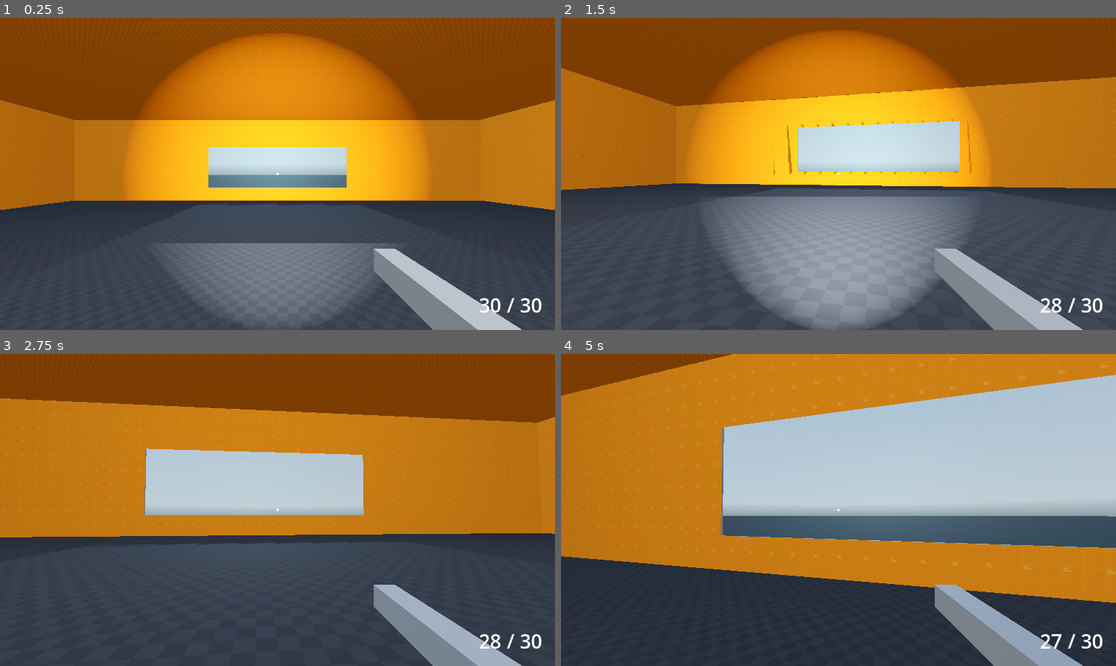
Above: before the commit, frames 1-4 (two rows, left to right).
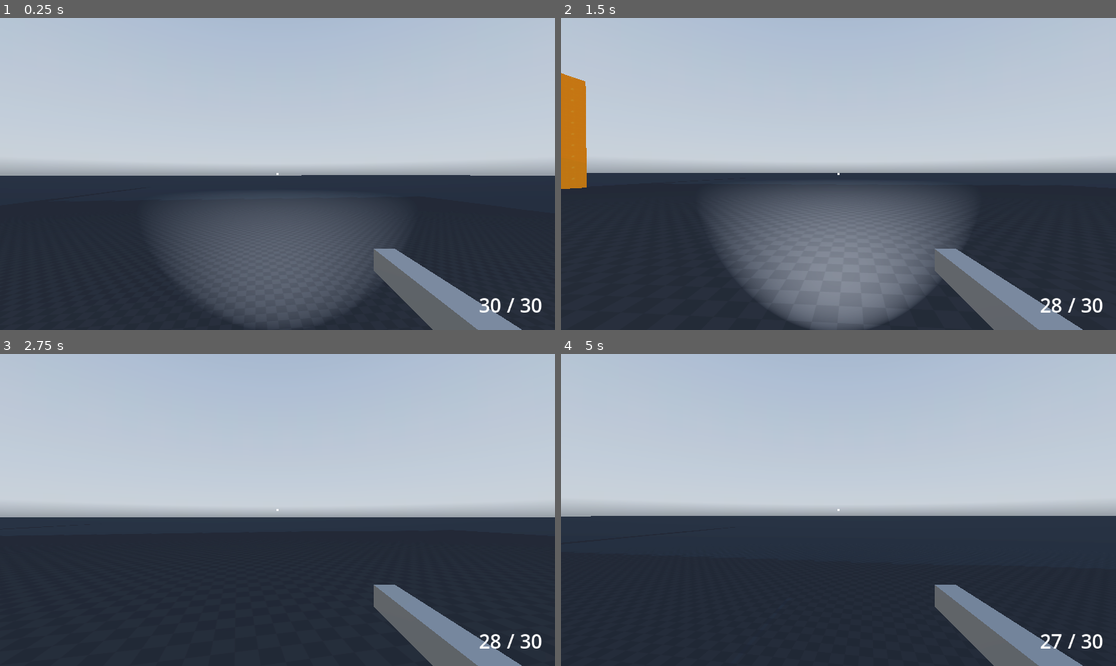
Above: after the commit, the same moments.

Repository: blakenuova/hoarder
Game: Godot game, scene res://Scenes/Levels/Raid Maps/dead_city.tscn
Same seed, same stepped clock (60 frames per second), same inputs: the game is played once before the commit and once after it. A sky picture missing from this copy of the repository is replaced by a grey-blue gradient.
Inputs (mouse positions are in pixels of both pictures, inside the frame that each line leads up to):
- Up to frame 1 (0.25 s): no input
- Up to frame 2 (1.5 s): move the mouse to (866, 174) at 0.52 s; hold Ctrl (crouch) 0.53-1.28 s; hold W (move_forward) from 0.53 s (still down); click (866, 174) at 0.67 s; tap Space (jump) at 0.77 s; move the mouse to (810, 174) at 1.27 s; click (810, 174) at 1.35 s
- Up to frame 3 (2.75 s): keep holding W (move_forward); tap Space (jump) at 1.52 s; move the mouse to (288, 503) at 2.02 s; tap F (flashlight) at 2.1 s
- Up to frame 4 (5 s): keep holding W (move_forward); move the mouse to (832, 516) at 2.77 s; tap E (interact) at 2.85 s; click (832, 516) at 2.92 s; tap Space (jump) at 3.02, 3.77, 4.52 s; move the mouse to (877, 513) at 3.52 s; hold Z (prone) 3.53-4.28 s; move the mouse to (794, 506) at 4.27 s; tap Shift (run) at 4.35 s

The runs differ from the first frame. In frame 1, 70% of the frame differs, in the area x 0-100%, y 0-100%; in frame 2, 75%; in frame 3, 64%; in frame 4, 49%.

Commit message:
Improve enemy navigation and update dead_city layout
Enhanced enemy movement logic to prevent walking into the floor by flattening navigation direction in enemy.gd. Updated dead_city.tscn with new navigation mesh vertices/polygons, repositioned Player and Enemy nodes, and adjusted transforms for several environment objects.

Diff:
--- a/Scenes/Enemies/enemy.tscn
+++ b/Scenes/Enemies/enemy.tscn
@@ -33,6 +33,7 @@
 script = ExtResource("1_613su")
 
 [node name="body" type="MeshInstance3D" parent="."]
+transform = Transform3D(1, 0, 0, 0, 1, 0, 0, 0, 1, 0, 1, 0)
 mesh = SubResource("CapsuleMesh_613su")
 
 [node name="eye" type="MeshInstance3D" parent="body"]
@@ -44,6 +45,9 @@
 mesh = SubResource("SphereMesh_ubio8")
 
 [node name="CollisionShape3D" type="CollisionShape3D" parent="."]
+transform = Transform3D(1, 0, 0, 0, 1, 0, 0, 0, 1, 0, 1, 0)
 shape = SubResource("CapsuleShape3D_miwey")
 
 [node name="NavigationAgent3D" type="NavigationAgent3D" parent="."]
+path_desired_distance = 0.5
+target_desired_distance = 0.5
--- a/Scenes/Levels/Raid Maps/dead_city.tscn
+++ b/Scenes/Levels/Raid Maps/dead_city.tscn
@@ -36,8 +36,8 @@
 height = 150.0
 
 [sub_resource type="NavigationMesh" id="NavigationMesh_sdjbu"]
-vertices = PackedVector3Array(-499.5, 0.45, -24, -25.75, 0.4 …(682 unchanged characters)… , -0.5, 0.45, 24.25, -0.5, 0.45, 13.25, -25.75, 0.45, 25.5, -24.25, 0.45, 499.5, -24, 0.45, 25.75, -499.5, 0.45, 499.5, 25.5, 0.45, 25.75, 24, 0.45, 25.75, 24.25, 0.45, 499.5, 499.5, 0.45, 499.5, 4.25, 0.45, 25.75, 3.25, 0.45, 25.75)
-polygons = [PackedInt32Array(2, 1, 0), PackedInt32Array(5, 4 …(798 unchanged characters)… nt32Array(34, 36, 35), PackedInt32Array(32, 33, 38), PackedInt32Array(40, 39, 38), PackedInt32Array(38, 39, 41), PackedInt32Array(38, 41, 32), PackedInt32Array(44, 43, 42), PackedInt32Array(30, 31, 42), PackedInt32Array(42, 31, 45), PackedInt32Array(42, 45, 44), PackedInt32Array(24, 46, 23), PackedInt32Array(23, 46, 47), PackedInt32Array(47, 46, 44), PackedInt32Array(40, 47, 39), PackedInt32Array(39, 47, 44), PackedInt32Array(46, 43, 44)]
+vertices = PackedVector3Array(-499.5, 0.45, -24, -25.75, 0.4 …(682 unchanged characters)… , -0.5, 0.45, 24.25, -0.5, 0.45, 13.25, 4.25, 0.45, 25.75, 3.25, 0.45, 25.75, 25, 0.45, 499.5, 25, 0.45, 54.5, 24, 0.45, 54.25, 24, 0.45, 38.5, 24.75, 0.45, 38.25, 24.75, 0.45, 25.75, -25.5, 0.45, 25.75, -499.5, 0.45, 499.5, 25.75, 0.45, 25.5, 26, 0.45, 38.5, 26, 0.45, 40.5, 499.5, 0.45, 40.5, 26, 0.45, 52.25, 499.5, 0.45, 52.25, 26, 0.45, 54.25, 499.5, 0.45, 499.5)
+polygons = [PackedInt32Array(2, 1, 0), PackedInt32Array(5, 4 …(798 unchanged characters)… nt32Array(34, 36, 35), PackedInt32Array(24, 38, 23), PackedInt32Array(23, 38, 39), PackedInt32Array(42, 41, 40), PackedInt32Array(44, 43, 45), PackedInt32Array(45, 43, 38), PackedInt32Array(32, 33, 46), PackedInt32Array(39, 38, 43), PackedInt32Array(43, 42, 39), PackedInt32Array(39, 42, 46), PackedInt32Array(42, 40, 46), PackedInt32Array(46, 40, 32), PackedInt32Array(32, 40, 47), PackedInt32Array(45, 48, 44), PackedInt32Array(44, 48, 49), PackedInt32Array(51, 50, 49), PackedInt32Array(48, 30, 49), PackedInt32Array(49, 30, 31), PackedInt32Array(49, 31, 51), PackedInt32Array(50, 51, 52), PackedInt32Array(52, 51, 53), PackedInt32Array(41, 54, 40), PackedInt32Array(40, 54, 55), PackedInt32Array(55, 54, 53), PackedInt32Array(54, 52, 53)]
 
 [sub_resource type="StandardMaterial3D" id="StandardMaterial3D_hg7jh"]
 albedo_texture = ExtResource("2_4kcdj")
@@ -97,6 +97,16 @@
 
 [node name="Environment_Mesh" type="Node3D" parent="."]
 
+[node name="Light_switch" parent="Environment_Mesh" node_paths=PackedStringArray("light_node") instance=ExtResource("6_38ep1")]
+transform = Transform3D(0.65, 0, 0, 0, 0.65, 0, 0, 0, 0.65, -10.578944, 1.466499, 12.511489)
+light_node = NodePath("../../Lights/OmniLight3D2")
+
+[node name="Door" parent="Environment_Mesh" instance=ExtResource("5_vngmv")]
+transform = Transform3D(1.2, 0, 0, 0, 1.2, 0, 0, 0, 1.2, -11.5, 1.2502782, 11.8)
+
+[node name="Door2" parent="Environment_Mesh" instance=ExtResource("5_vngmv")]
+transform = Transform3D(1.8515737, 0, 0, 0, 1.3982909, 0, 0, 0, 1.2, 4.703535, 1.4502783, 24.994955)
+
 [node name="NavigationRegion3D" type="NavigationRegion3D" parent="Environment_Mesh"]
 navigation_mesh = SubResource("NavigationMesh_sdjbu")
 
@@ -128,7 +138,7 @@
 mesh = SubResource("BoxMesh_olhn8")
 
 [node name="Wall7" type="CSGMesh3D" parent="Environment_Mesh/NavigationRegion3D/CSGCombiner3D"]
-transform = Transform3D(-1.3113417e-08, 0, -1, 0, 1, 0, 0.3, 0, -4.371139e-08, 25, 5, 46.331406)
+transform = Transform3D(-1.31134215e-08, 0, -9.565916, 0, 1, 0, 0.30000013, 0, -4.1813948e-07, 25, 5, 46.331406)
 use_collision = true
 mesh = SubResource("BoxMesh_olhn8")
 
@@ -167,16 +177,6 @@
 size = Vector3(0.3, 10, 13.6)
 material = ExtResource("3_33pvy")
 
-[node name="Light_switch" parent="Environment_Mesh" node_paths=PackedStringArray("light_node") instance=ExtResource("6_38ep1")]
-transform = Transform3D(0.65, 0, 0, 0, 0.65, 0, 0, 0, 0.65, -10.578944, 1.466499, 12.511489)
-light_node = NodePath("../../Lights/OmniLight3D2")
-
-[node name="Door" parent="Environment_Mesh" instance=ExtResource("5_vngmv")]
-transform = Transform3D(1.2, 0, 0, 0, 1.2, 0, 0, 0, 1.2, -11.5, 1.2502782, 11.8)
-
-[node name="Door2" parent="Environment_Mesh" instance=ExtResource("5_vngmv")]
-transform = Transform3D(1.8515737, 0, 0, 0, 1.3982909, 0, 0, 0, 1.2, 4.703535, 1.4502783, 24.994955)
-
 [node name="Lights" type="Node" parent="."]
 
 [node name="OmniLight3D" type="OmniLight3D" parent="Lights"]
@@ -190,7 +190,7 @@
 omni_range = 36.736015
 
 [node name="Player" parent="." instance=ExtResource("7_kkibr")]
-transform = Transform3D(1, 0, 0, 0, 1, 0, 0, 0, 1, 0, 3.1262672, 0)
+transform = Transform3D(-0.99416035, 0, 0.10791267, 0, 1, 0, -0.10791267, 0, -0.99416035, 0, 3.1262672, 33.520893)
 
 [node name="Test" type="Node" parent="."]
 
@@ -269,5 +269,5 @@
 [node name="CollisionShape3D" type="CollisionShape3D" parent="Enemy_Test/DummyTest1"]
 shape = SubResource("CapsuleShape3D_ugwsj")
 
-[node name="Enemy" parent="Enemy_Test" instance=ExtResource("12_v56u2")]
-transform = Transform3D(1, 0, 0, 0, 1, 0, 0, 0, 1, 4.5650873, 1.388246, 41.432034)
+[node name="Enemy" parent="." instance=ExtResource("12_v56u2")]
+transform = Transform3D(1, 0, 0, 0, 1, 0, 0, 0, 1, -9.73331, 0.5161035, 37)
--- a/Scripts/Enemy/enemy.gd
+++ b/Scripts/Enemy/enemy.gd
@@ -1,62 +1,55 @@
 extends CharacterBody3D
 
-@export var max_health: int = 30 # Dies in 3 shots (if gun does 10 dmg)
-@export var speed: float = 3.0
-@export var damage_to_player: int = 10
-var current_health: int
+@export var speed = 4.0
 
-@onready var body: MeshInstance3D = $body
-@onready var nav_agent: NavigationAgent3D = $NavigationAgent3D
-
-# We need to find the player. We'll do this in _ready.
-var player = null
+@onready var nav_agent = $NavigationAgent3D
 
 func _ready():
-	current_health = max_health
+	# 1. Wait for map to sync
+	await get_tree().physics_frame
+	await get_tree().physics_frame
 
-	# Simple way to find the player:
-	# (Make sure your Player node is in the main scene tree!)
-	# Ideally, put your Player in a Group called "Player" to make this safer.
-	player = get_tree().get_first_node_in_group("Player")
-	if not player:
-		print("Enemy Warning: No Player found!")
+	# 2. Find Player Group
+	var player = get_tree().get_first_node_in_group("Player")
+	if player:
+		# Set target immediately to test path
+		nav_agent.target_position = player.global_position
+	else:
+		print("CRITICAL ERROR: No node in 'Player' group found!")
 
 func _physics_process(delta):
+	# Continuously update target to player position
+	var player = get_tree().get_first_node_in_group("Player")
 	if player:
-		# 1. Tell the agent where we want to go (Player's position)
 		nav_agent.target_position = player.global_position
 
-		# 2. Get the next point on the path
-		var next_path_position = nav_agent.get_next_path_position()
+	if nav_agent.is_navigation_finished():
+		return
 
-		# 3. Calculate direction towards that point
-		var current_agent_position = global_position
-		var new_velocity = (next_path_position - current_agent_position).normalized() * speed
+	var next_path_position = nav_agent.get_next_path_position()
+	var current_agent_position = global_position
 
-		# 4. Move
-		velocity = new_velocity
-		move_and_slide()
+	# --- THE FIX STARTS HERE ---
+	# 1. Calculate the raw difference
+	var offset = next_path_position - current_agent_position
 
-		# 5. Rotate to face player (Optional)
+	# 2. FLATTEN IT: Force Y to 0 so we don't try to walk into the floor
+	offset.y = 0
+
+	# 3. Normalize to get direction
+	var new_velocity = offset.normalized() * speed
+	# --- THE FIX ENDS HERE ---
+
+	velocity = new_velocity
+
+	# Gravity logic
+	if not is_on_floor():
+		velocity.y -= 9.8 * delta
+	else:
+		velocity.y = 0
+
+	move_and_slide()
+
+	# Look at player
+	if player:
 		look_at(Vector3(player.global_position.x, global_position.y, player.global_position.z))
-
-
-
-# This is the function your Gun calls!
-func take_damage(amount: int):
-	current_health -= amount
-
-	print("Enemy hit! Health: " + str(current_health))
-
-	# Flash Red (Optional visual feedback)
-	body.transparency = 0.5
-	await get_tree().create_timer(0.1).timeout
-	body.transparency = 0.0
-
-	if current_health <= 0:
-		die()
-
-func die():
-	print("Enemy Died!")
-	# Optional: Play sound or particle effect here
-	queue_free() # Delete the object
